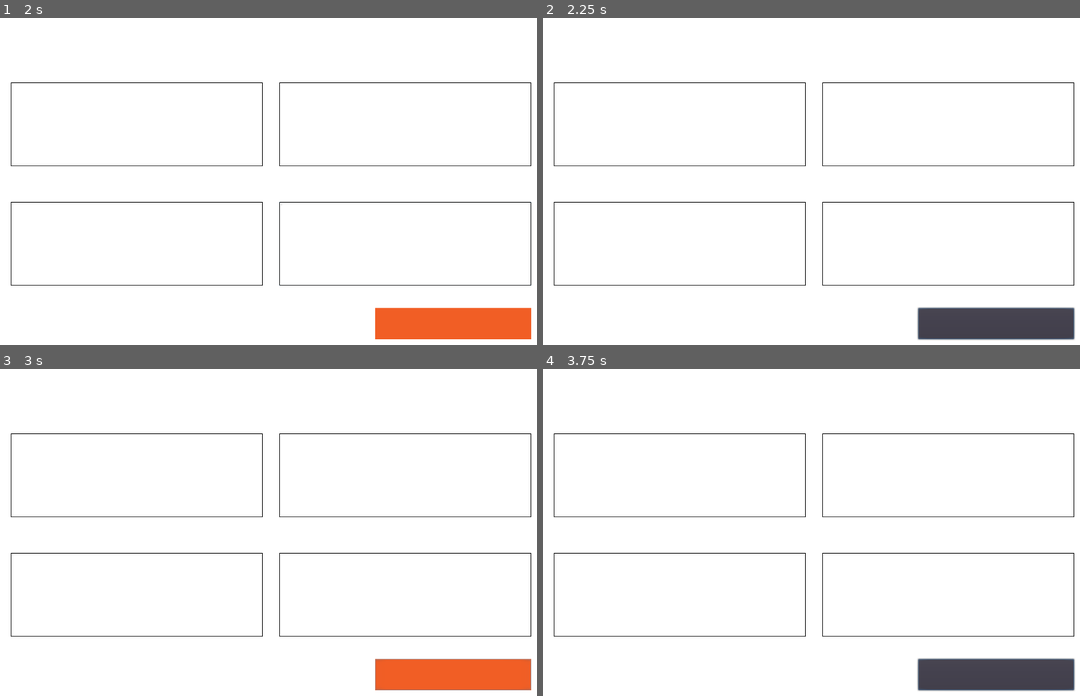
Above: before the commit, frames 1-4 (two rows, left to right).
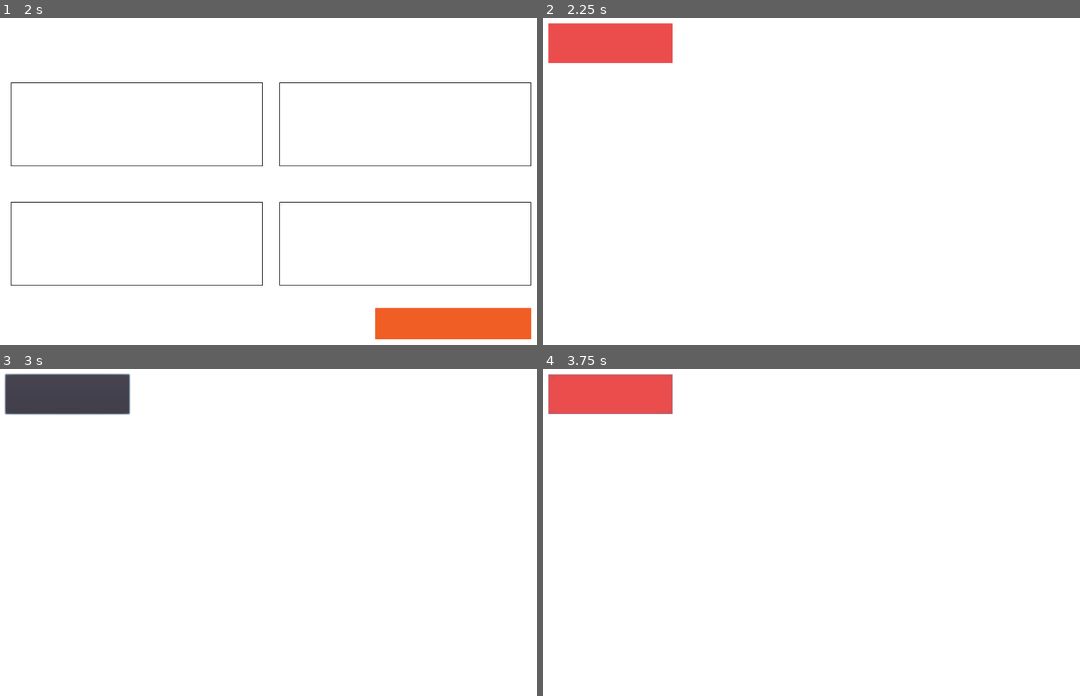
Above: after the commit, the same moments.

Repository: not-blond-beard/savor-22b-mock-battle
Game: Godot game, scene res://scenes/settings.tscn
Two runs of this game, one before a commit and one after it. Both use one fixed random seed, a clock stepped at 60 frames per second and the inputs below. The project has no main scene, so this scene is started directly.
Inputs (mouse positions are in pixels of both pictures, inside the frame that each line leads up to):
- Up to frame 1 (2 s): click (134, 125) at 0.52 s; type "12" at 0.6 s; click (402, 125) at 0.75 s; type "12" at 0.83 s; click (134, 243) at 0.98 s; type "12" at 1.07 s; click (402, 243) at 1.27 s; type "12" at 1.35 s
- Up to frame 2 (2.25 s): click "게임 실행하기" at 2 s
- Up to frame 3 (3 s): click (69, 395) at 2.75 s, where only the run after the commit has a clickable "세팅하기"
- Up to frame 4 (3.75 s): click (994, 673) at 3.5 s, where only the run before the commit has a clickable "게임 실행하기"

Frame 1 is identical in both runs. In frame 2, 6.9% of the frame differs, in the area x 0-100%, y 1-99%; in frame 3, 6.9%; in frame 4, 6.9%.

Commit message:
feat: Add battle scene transition feature

Diff:
--- /dev/null
+++ b/MockBattle/scenes/battle.tscn
@@ -0,0 +1,21 @@
+[gd_scene load_steps=3 format=2]
+
+[ext_resource path="res://sub_title.tres" type="DynamicFont" id=1]
+
+[sub_resource type="StyleBoxFlat" id=1]
+bg_color = Color( 0.92549, 0.305882, 0.305882, 1 )
+
+[node name="Battle" type="Node2D"]
+
+[node name="temp_bg" type="ColorRect" parent="."]
+margin_right = 1024.0
+margin_bottom = 600.0
+
+[node name="Button" type="Button" parent="."]
+margin_left = 30.0
+margin_top = 16.0
+margin_right = 252.0
+margin_bottom = 87.0
+custom_fonts/font = ExtResource( 1 )
+custom_styles/normal = SubResource( 1 )
+text = "세팅하기"
--- a/MockBattle/scenes/settings.gd
+++ b/MockBattle/scenes/settings.gd
@@ -1 +1,4 @@
 extends Control
+
+func _on_game_start_pressed():
+	 get_tree().change_scene("res://scenes/battle.tscn")
--- a/MockBattle/scenes/settings.tscn
+++ b/MockBattle/scenes/settings.tscn
@@ -152,3 +152,4 @@
 [connection signal="text_changed" from="attack_character/edit" to="attack_character/edit" method="_on_edit_text_changed_attack_batch"]
 [connection signal="text_changed" from="defensive_command/edit" to="defensive_command/edit" method="_on_edit_text_changed_defense_command"]
 [connection signal="text_changed" from="attack_command/edit" to="attack_command/edit" method="_on_edit_text_changed_attack_command"]
+[connection signal="pressed" from="game_start" to="." method="_on_game_start_pressed"]
